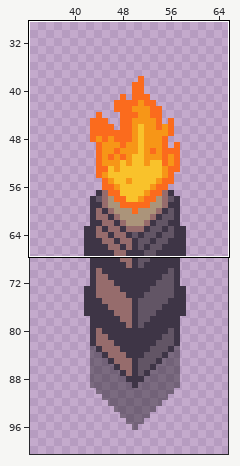
Pixel-art file -- bleed-client/asesprite/Torch.aseprite. The picture above shows the old version from afar; the outline marks the close-up.
Close-up. Before the edit:
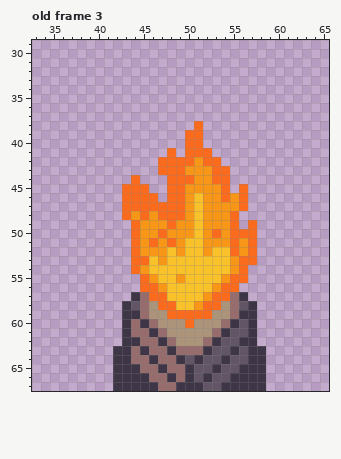
100x120 pixels, 3 frames. Shown: old frame 3: x 33..65, y 29..67. The wide view leaves out empty margins. The commit also changed other frames or places, which this record leaves out.
New version:
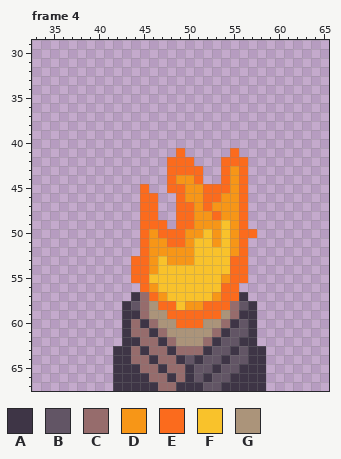
Palette (. is transparent): A #3e3546  B #625565  C #966c6c  D #f79617  E #fb6b1d  F #f9c22b  G #ab947a
A new or re-ordered frame is compared with the old frame closest to it.
Difference:
frames 3 -> 4
Frame 4 is new; against old frame 3, layer "Fill":
y 38: x 51 E -> .
y 39..40: x 50..51 EE -> ..
y 41: x 48..52 E.EEE -> .E...; x 55 . -> E
y 42: x 47 E -> .; x 51..56 DEE... -> ...EEE
y 43: x 47 E -> .; x 50..53 DDDE -> EE..; x 55..56 .. -> DE
y 44: x 44 E -> .; x 49..53 EEDDE -> DDE..; x 55..56 .. -> DE
y 45: x 43..44 EE -> ..; x 52..53 DD -> EE; x 55 . -> D
y 46: x 43..44 EE -> ..; x 48 E -> .; x 51..54 FDDE -> DEED
y 47: x 43..44 EE -> ..; x 47..48 EE -> ..; x 50..52 DFD -> EDE
y 48: x 43..44 ED -> ..; x 46..48 DEE -> E..; x 50..51 DF -> ED; x 53 D -> E; x 55..56 E. -> DE
y 49: x 44..51 EDDDEDDF -> .EEE.EED; x 54..57 DE.E -> FDE.
y 50: x 44..45 ED -> .E; x 48..49 DD -> EE; x 51..55 FDEDE -> DFDFD
y 51: x 44..46 EDE -> .ED; x 49..50 DF -> ED; x 52 D -> F; x 54..57 DEDE -> FDE.
y 52: x 44..45 ED -> .E; x 48 F -> D; x 50 F -> D; x 52 D -> F; x 55..57 EDE -> DE.
y 53: x 46..50 FDFFF -> DFDDD; x 55 D -> E; x 57 E -> .
y 54: x 45..46 DF -> ED; x 55 D -> E
y 55: x 44 . -> E; x 46 D -> F; x 49 D -> F
y 56: x 46..47 ED -> DF; x 53 D -> F
y 57: x 47 E -> D; x 52..53 DE -> FD; x 55 C -> E
y 58: x 50 F -> D; x 54 G -> E
y 59: x 53 G -> E
y 60: x 49 G -> E; x 51 G -> E
Changed places in both close-ups, as pixel boxes (x1, y1, x2, y2):
changed: (122, 121, 257, 328)
